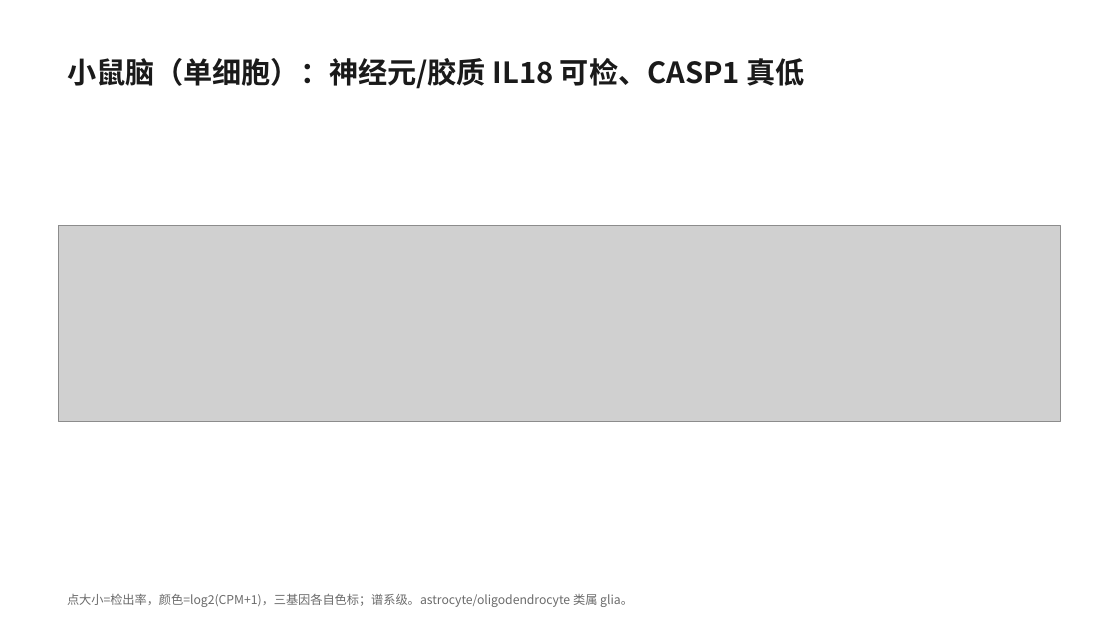
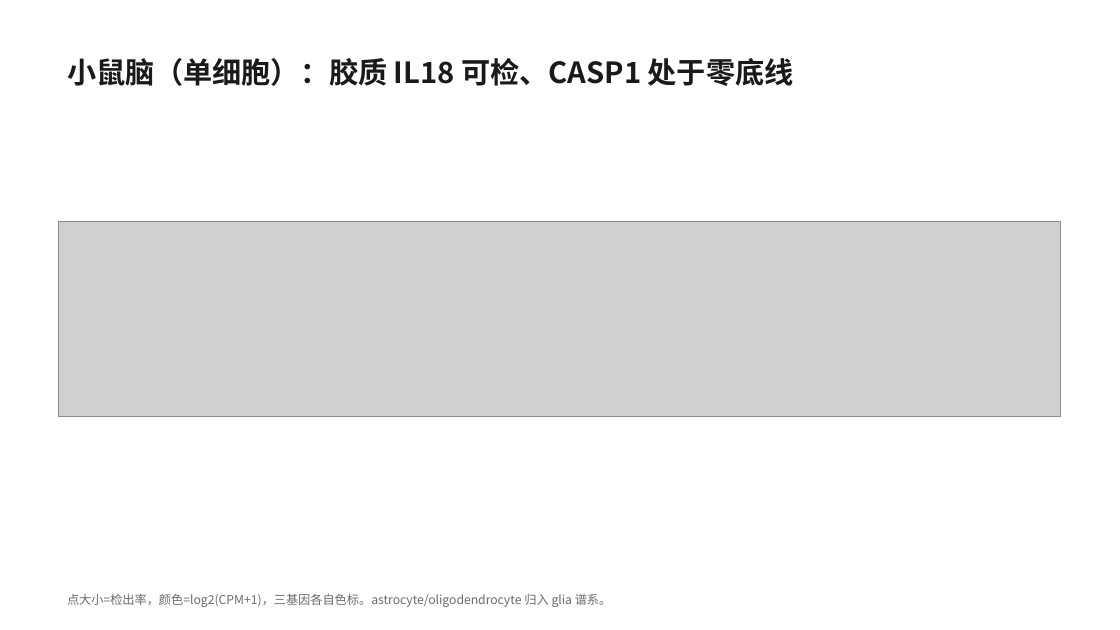
Before and after one commit to 7c96bzczcj-prog/aaa, a slide deck: slide 4 of il18_casp5organ/IL18_CASP_五器官筛选.pptx. Drawn at 1120x630 pixels with LibreOffice and Linux fonts; fonts in the diff are those of the drawing; grey boxes stand for pictures. Boxes give left, top, right and bottom in pixels: in the first picture for what was removed or moved away, otherwise in the second. Text is boxed around its words. In the diff, an @@ line names an element or a change of style, - is before the commit and + after.

```diff
--- a/il18_casp5organ/IL18_CASP_五器官筛选.pptx
+++ b/il18_casp5organ/IL18_CASP_五器官筛选.pptx
@@ text at [67, 58, 794, 86]: text changed @@
-小鼠脑（单细胞）：神经元/胶质 IL18 可检、CASP1 真低
+小鼠脑（单细胞）：胶质 IL18 可检、CASP1 处于零底线
@@ picture: place and size @@
-picture at [59, 226, 1061, 422]
+picture at [59, 222, 1061, 418]
@@ text at [67, 594, 612, 607]: text changed @@
-点大小=检出率，颜色=log2(CPM+1)，三基因各自色标；谱系级。astrocyte/oligodendrocyte 类属 glia。
+点大小=检出率，颜色=log2(CPM+1)，三基因各自色标。astrocyte/oligodendrocyte 归入 glia 谱系。
```
Also in this commit, not shown: 2 other slides changed, 3 slides added, 3 slides removed, 4 other files.
